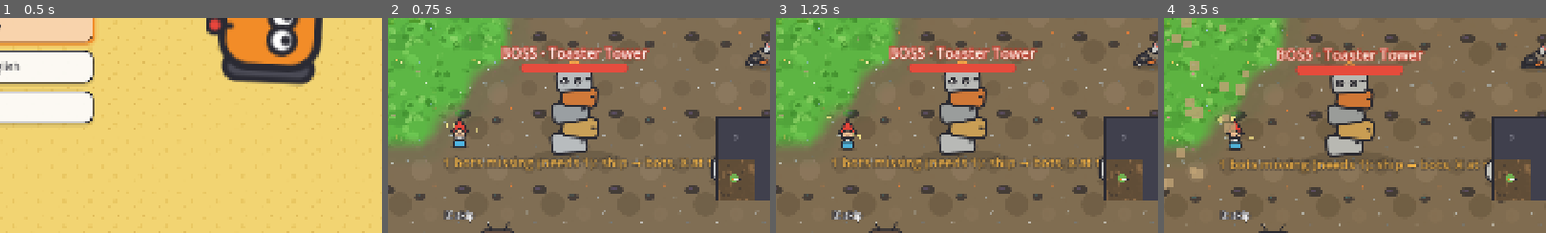
Above: before the commit, frames 1-4 (left to right).
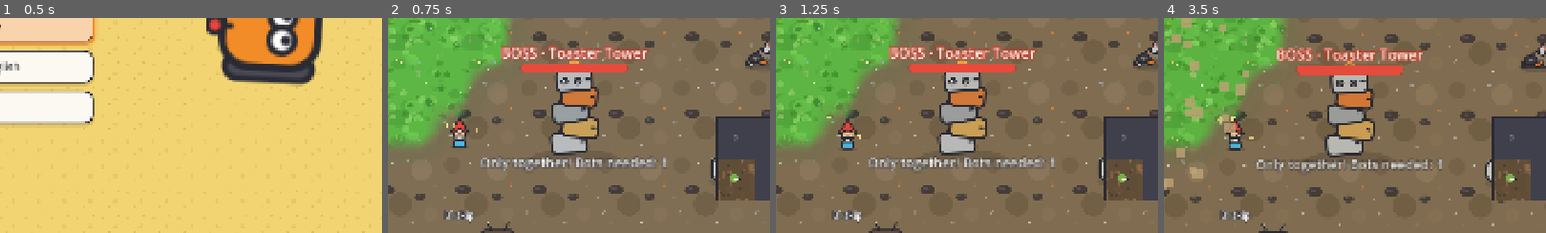
Above: after the commit, the same moments.

Repository: Dean86nz/ScrapEmpire
Game: Godot game, scene res://src/ui/title/title.tscn
Same seed, same stepped clock (60 frames per second), same inputs: the game is played once before the commit and once after it.
Inputs (mouse positions are % of the whole screen's width and height, from its top left):
- Up to frame 1 (0.5 s): no input
- Up to frame 2 (0.75 s): click "New game" at 0.5 s
- Up to frame 3 (1.25 s): no input
- Up to frame 4 (3.5 s): tap Enter (ui_accept) at 1.25, 1.52, 2.27 s; move the mouse to (72, 45) at 1.27 s; hold Right (cursor_right) 1.28-2.03 s; tap Shift (boost) at 1.35 s; click (72, 45) at 1.42 s; move the mouse to (30, 55) at 2.02 s; hold Down (cursor_down) 2.03-2.78 s; tap C (call_courier) at 2.1 s; move the mouse to (60, 28) at 2.77 s; hold Right (cursor_right) from 2.78 s (still down); hold Mouse wheel down (hotbar_next) from 2.78 s (still down)
The pictures show only the part of the screen within x 41-91%, y 50-100%; the shares and areas given below are measured in that part.

Frame 1 is identical in both runs. In frame 2, 2.2% of the frame differs, in the area x 15-86%, y 64-72%; in frame 3, 2.2%; in frame 4, 2.2%, in the area x 14-86%, y 64-73%.

Commit message:
Add Kenney UI theme implementation for consistent menu styling
- Introduced KenneySkin class to define a unified menu style using assets from the Kenney UI Pack.
- Implemented button styles for normal, hover, focus, pressed, and disabled states.
- Created a method to apply the theme to a panel and its child buttons.
- Added a new UID file for the KenneySkin script.

Diff:
--- a/locale/strings.csv
+++ b/locale/strings.csv
@@ -624,6 +624,6 @@
 INTRO_SKIP,B: überspringen,B: skip
 BOSS_COUNT,%d/%d Bots da,%d/%d bots here
 BOSS_COMING,%d unterwegs,%d on the way
-BOSS_MISSING,"Es fehlen %d Bots (braucht %d): Schiff → Bots, X am Schiff","%d bots missing (needs %d): ship → bots, X at the ship"
+BOSS_MISSING,Noch %d Bot(s) bauen: Schiff → Bots,Build %d more bot(s): ship → bots
 MENU_SHAKE_ON,Bildschirmwackeln: an,Screen shake: on
 MENU_SHAKE_OFF,Bildschirmwackeln: aus,Screen shake: off
--- a/src/ui/pause_menu/pause_menu.gd
+++ b/src/ui/pause_menu/pause_menu.gd
@@ -48,6 +48,7 @@
 		SaveManager.set_screen_shake(not SaveManager.screen_shake())
 		_refresh_volume_labels())
 	_refresh_volume_labels()
+	KenneySkin.apply($Dim/Center/Panel)  # einheitlicher Menü-Stil (MS53-Entwurf)
 	# Reihenfolge für D-Pad hoch/runter (im Kreis), auch über die neuen Regler
 	var order: Array[Button] = [_resume_btn, _music_btn, _sfx_btn, _shake_btn, _language_btn, _new_game_btn, _quit_btn]
 	for i in order.size():
--- /dev/null
+++ b/src/ui/theme/kenney_skin.gd
@@ -0,0 +1,54 @@
+class_name KenneySkin
+extends RefCounted
+## Einheitlicher Menü-Stil aus dem Kenney UI Pack (CC0, assets/ui/kenney/, MS53).
+## Knöpfe: grau mit Tiefe, Fokus gelb glänzend, gedrückt gelb flach. Panel: helle Platte mit Tiefe.
+
+const DIR := "res://assets/ui/kenney/"
+const INK := Color(0.165, 0.165, 0.2)
+
+static var _theme: Theme
+
+
+static func _box(file: String, margin: int, pad := Vector4(28, 14, 28, 20)) -> StyleBoxTexture:
+	var sb := StyleBoxTexture.new()
+	sb.texture = load(DIR + file)
+	sb.texture_margin_left = margin
+	sb.texture_margin_right = margin
+	sb.texture_margin_top = margin
+	sb.texture_margin_bottom = margin + 8  # untere Kante = Tiefe
+	sb.content_margin_left = pad.x
+	sb.content_margin_top = pad.y
+	sb.content_margin_right = pad.z
+	sb.content_margin_bottom = pad.w
+	return sb
+
+
+## Theme für ein ganzes Menü (Panel, Knöpfe, Titel). Wird einmal gebaut und geteilt.
+static func theme() -> Theme:
+	if _theme != null:
+		return _theme
+	var t := Theme.new()
+	t.set_stylebox("normal", "Button", _box("btn_grey.png", 24))
+	t.set_stylebox("hover", "Button", _box("btn_yellow.png", 24))
+	t.set_stylebox("focus", "Button", _box("btn_yellow.png", 24))
+	t.set_stylebox("pressed", "Button", _box("btn_yellow_pressed.png", 24, Vector4(28, 20, 28, 14)))
+	t.set_stylebox("hover_pressed", "Button", _box("btn_yellow_pressed.png", 24, Vector4(28, 20, 28, 14)))
+	t.set_stylebox("disabled", "Button", _box("btn_grey.png", 24))
+	for c in ["font_color", "font_hover_color", "font_focus_color", "font_pressed_color", "font_hover_pressed_color"]:
+		t.set_color(c, "Button", INK)
+	t.set_color("font_disabled_color", "Button", Color(INK, 0.45))
+	t.set_font_size("font_size", "Button", 28)
+	t.set_stylebox("panel", "PanelContainer", _box("panel.png", 40, Vector4(56, 40, 56, 52)))
+	t.set_color("font_color", "Label", INK)
+	_theme = t
+	return t
+
+
+## Panel und alle Knöpfe darunter auf den Kenney-Stil stellen.
+static func apply(panel: Control) -> void:
+	panel.theme = theme()
+	panel.remove_theme_stylebox_override("panel")
+	for b in panel.find_children("*", "Button", true, false):
+		var btn := b as Button
+		for s in ["normal", "hover", "focus", "pressed", "disabled"]:
+			btn.remove_theme_stylebox_override(s)
--- a/src/world/resource_node_view.gd
+++ b/src/world/resource_node_view.gd
@@ -99,10 +99,10 @@
 	var at := BossSystem.helpers_at(w, _boss_node)
 	var coming := BossSystem.helpers_coming(w, _boss_node)
 	var missing := BossSystem.helpers_missing(w, _boss_node)
-	if missing > 0:
-		_boss_need.text = tr("BOSS_MISSING") % [missing, _boss_node.bots_needed]
+	if missing > 0 and w.unlocked_features.has("helpers"):
+		_boss_need.text = tr("BOSS_MISSING") % missing
 		_boss_need.add_theme_color_override("font_color", Color(1.0, 0.75, 0.3))
-	elif at + coming == 0:
+	elif at + coming == 0 or missing > 0:
 		_boss_need.text = tr("BOSS_NEEDS") % _boss_node.bots_needed
 		_boss_need.add_theme_color_override("font_color", Color.WHITE)
 	else:
Not shown, added: assets/ui/kenney/License.txt
Binary file added: assets/ui/kenney/btn_grey.png
Not shown, added: assets/ui/kenney/btn_grey.png.import
Binary file added: assets/ui/kenney/btn_yellow.png
Not shown, added: assets/ui/kenney/btn_yellow.png.import
Binary file added: assets/ui/kenney/btn_yellow_pressed.png
Not shown, added: assets/ui/kenney/btn_yellow_pressed.png.import
Binary file added: assets/ui/kenney/panel.png
Not shown, added: assets/ui/kenney/panel.png.import
Binary file added: docs/screens/ms53_entwurf_pausenmenue.png
Not shown, added: src/ui/theme/kenney_skin.gd.uid
